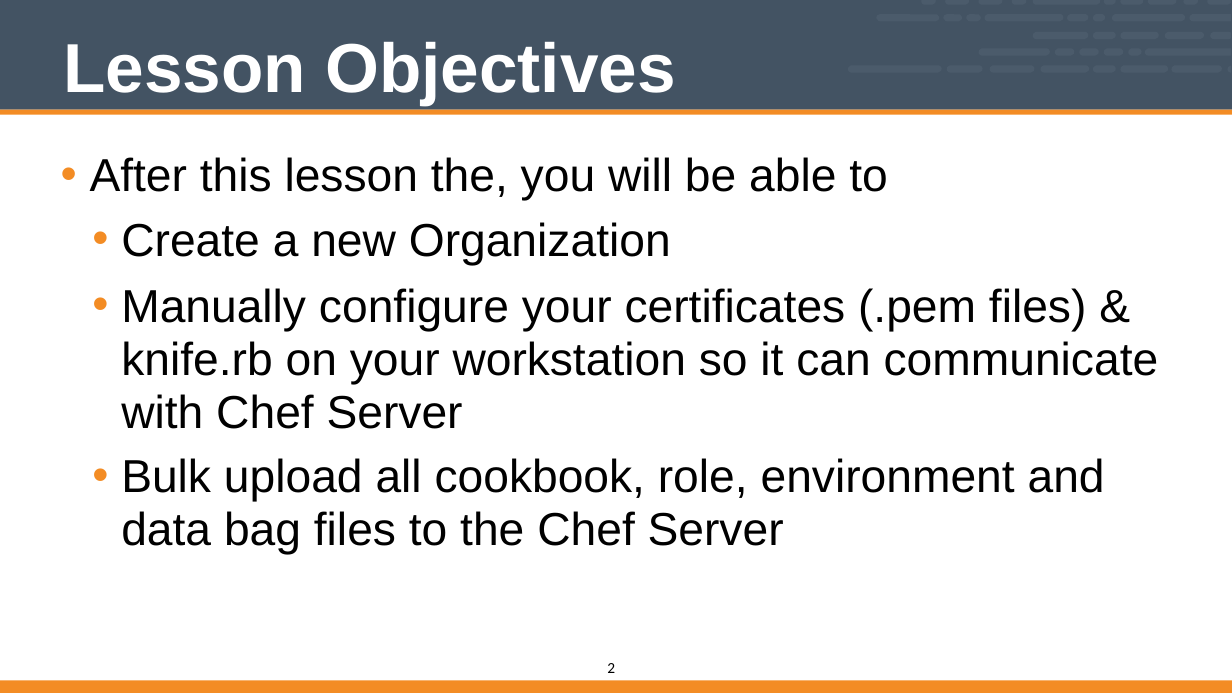
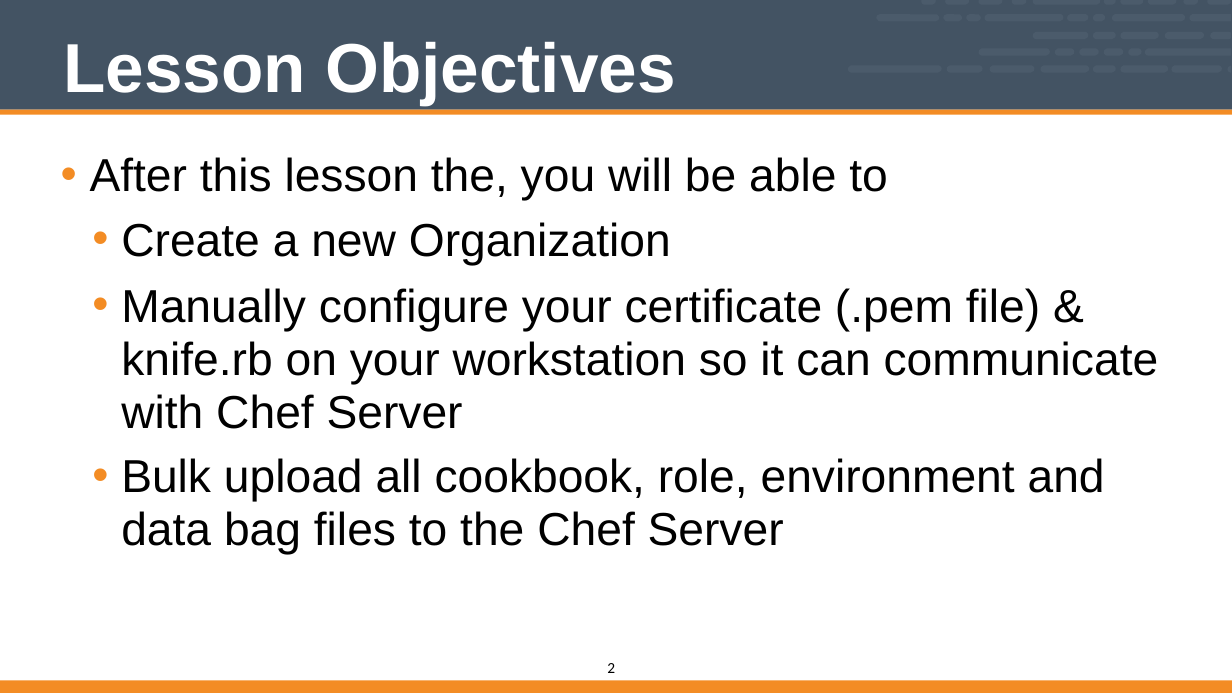
Before and after one commit to vinyar/chef-intermediate, a slide deck: slide 2 of Modules/02-Chef_Intermediate.pptx. Drawn at 1232x693 pixels with LibreOffice and Linux fonts; fonts in the diff are those of the drawing. Boxes give left, top, right and bottom in pixels: in the first picture for what was removed or moved away, otherwise in the second. Text is boxed around its words. In the diff, an @@ line names an element or a change of style, - is before the commit and + after.

Commit message:
Updated Chef Fundamentals Refresher (02)
* Removed all references to the organization validator pem file from all slides.
* Fixed some formatting in the bootstrap process

```diff
--- a/Modules/02-Chef_Intermediate.pptx
+++ b/Modules/02-Chef_Intermediate.pptx
@@ text at bbox=[121, 288, 1159, 429]: text changed @@
-  • Manually configure your certificates (.pem files) & knife.rb on your workstation so it can communicate with Chef Server
+  • Manually configure your certificate (.pem file) & knife.rb on your workstation so it can communicate with Chef Server
```
Also in this commit, not shown: 3 other slides changed.
